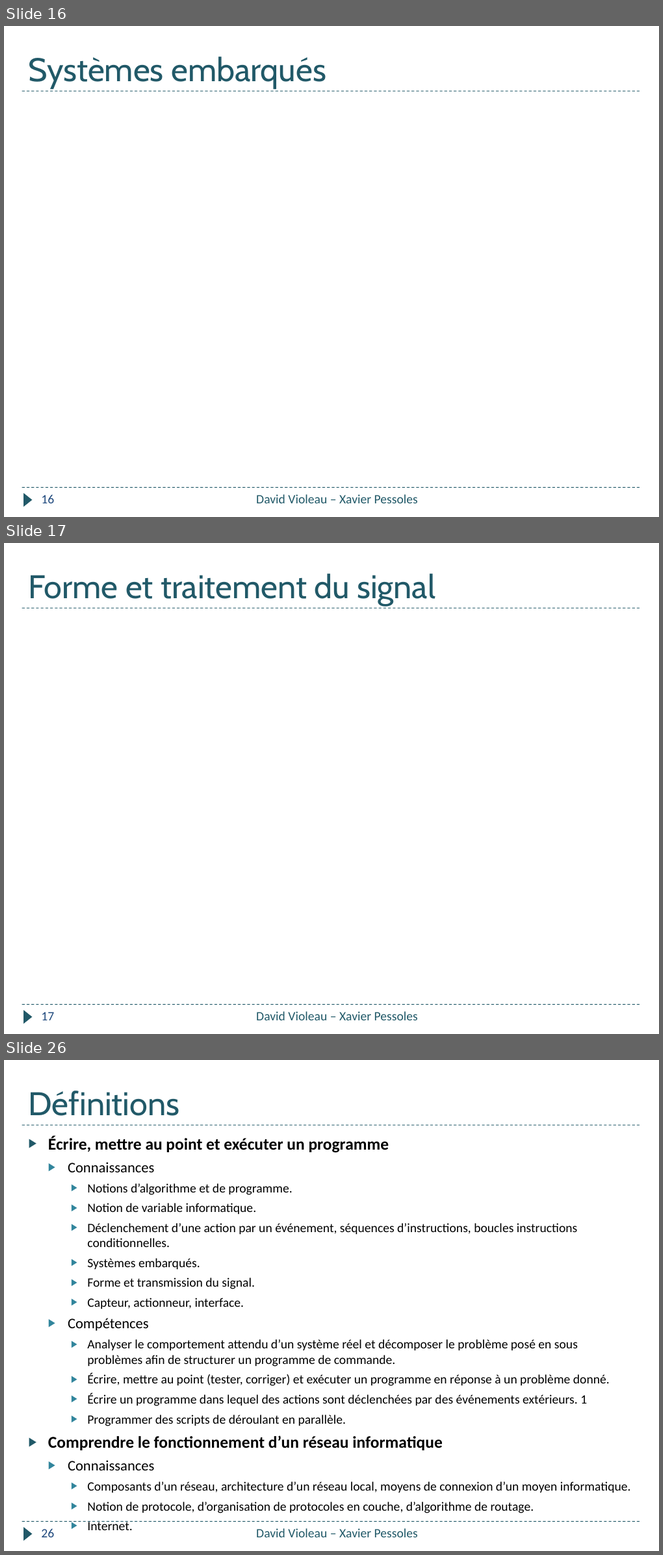
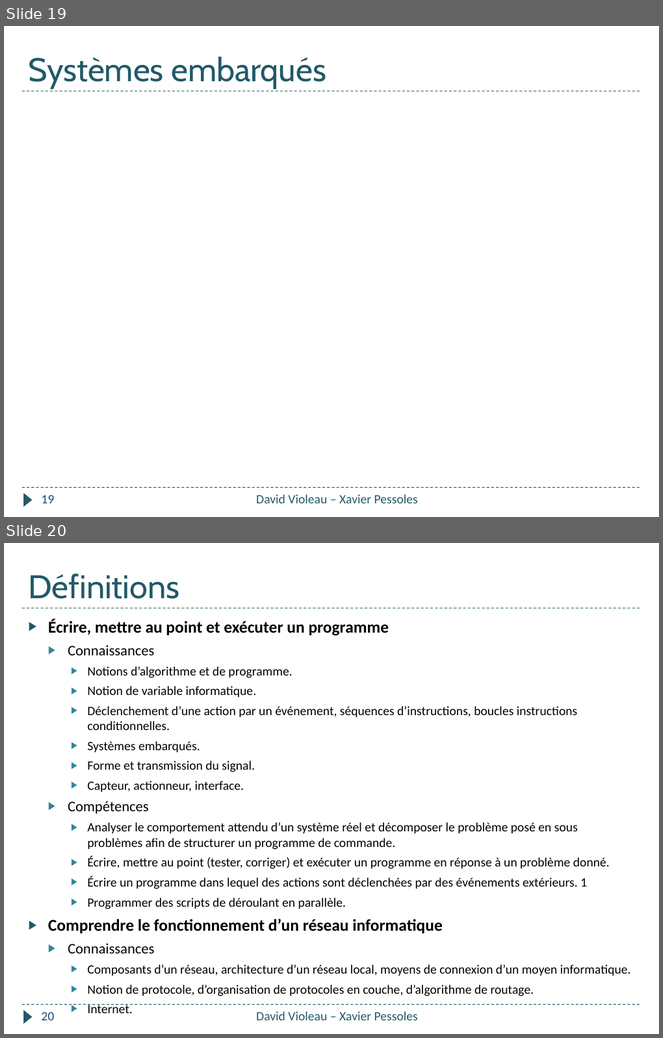
Before and after one commit to xpessoles/Informatique_College, a slide deck: Formation_2018/Quizz_Pomme/Quizz_Pomme.pptx. Shown one above the other, each under a label of ours: slides 16, 17 and 26 before the commit, slides 19 and 20 after it; the slides between them are not shown. The pictures are 663x1555 and 663x1038 pixels, drawn with LibreOffice and Linux fonts; fonts in the diff are those of the drawing. Boxes give left, top, right and bottom in pixels: in the first picture for what was removed or moved away, otherwise in the second. Text is boxed around its words. In the diff, an @@ line names an element or a change of style, - is before the commit and + after.

```diff
--- a/Formation_2018/Quizz_Pomme/Quizz_Pomme.pptx
+++ b/Formation_2018/Quizz_Pomme/Quizz_Pomme.pptx
@@ slide 17 removed at (4, 543, 659, 1034), background #FFFFFF; not listed: 3 template elements that a slide beside it also shows @@
@@ title removed at (29, 574, 436, 605) @@
-Forme et traitement du signal
@@ page number removed at (41, 1012, 54, 1021) @@
-17
@@ text removed at (256, 1012, 418, 1021) @@
-David Violeau – Xavier Pessoles
@@ what was slide 16 is now slide 19 @@
@@ page number at (41, 495, 54, 504): text changed @@
-16
+19
@@ what was slide 26 is now slide 20 @@
@@ page number at (41, 1012, 54, 1021): text changed @@
-26
+20
```
Also in this commit, not shown: 7 slides changed, 2 slides added, 7 other slides removed.
